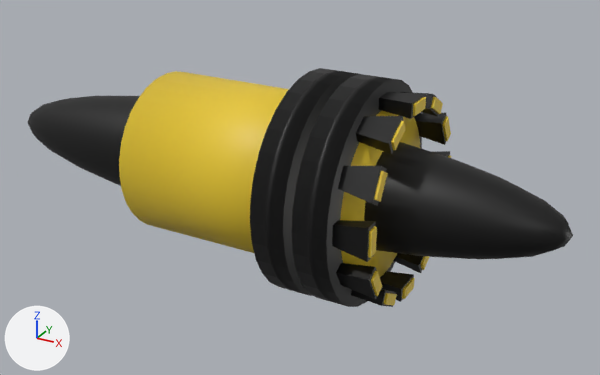
The Blender file assets/ship/thruster/SpaceshipThruster.blend as it was, and as the next commit left it.
Camera for both pictures: a 50 mm lens placed at (4.24, -7.92, 3.83), pointed at (-0.21, 0.16, -0.21). The axes (+X, +Y, +Z) are drawn at lower left. The lights are the same throughout.
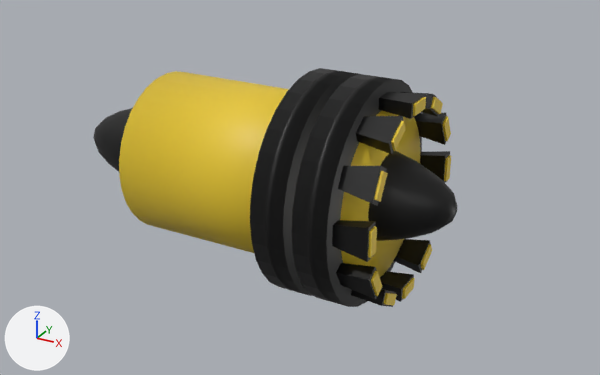
What differs and where, as boxes (x1, y1, x2, y2) in the pictures (600 x 375 px):
'Sphere', rescaled (33% narrower, 18% shorter): before (28, 96, 573, 259); after (93, 108, 457, 241)

What the commit changed:
Object 'Sphere' (ob_sphere) is rescaled from (3.74, 0.7, 0.7) to (2.52, 0.7, 0.7).
